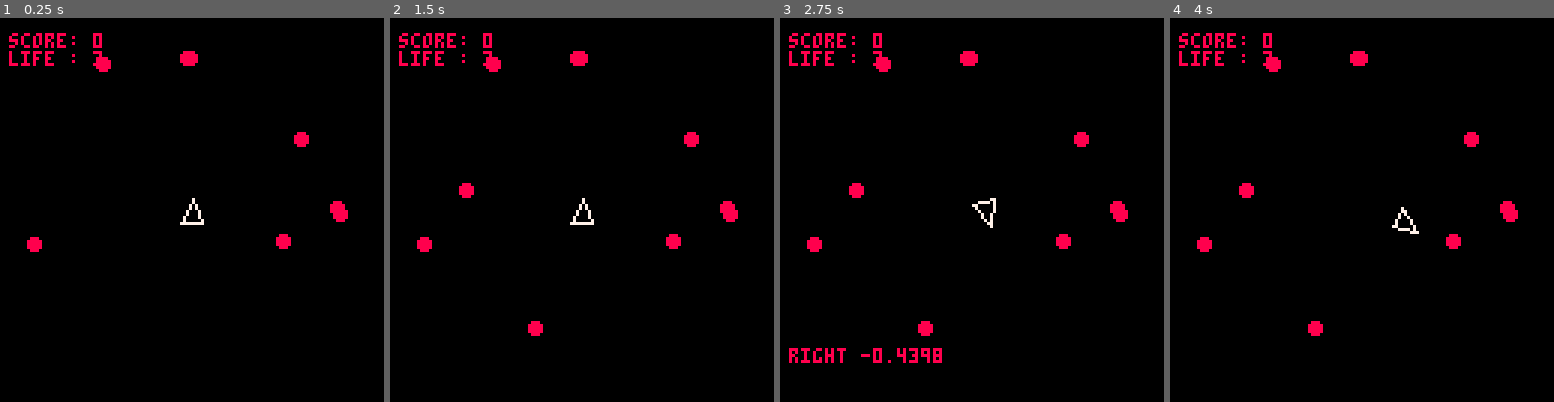
Above: before the commit, frames 1-4 (left to right).
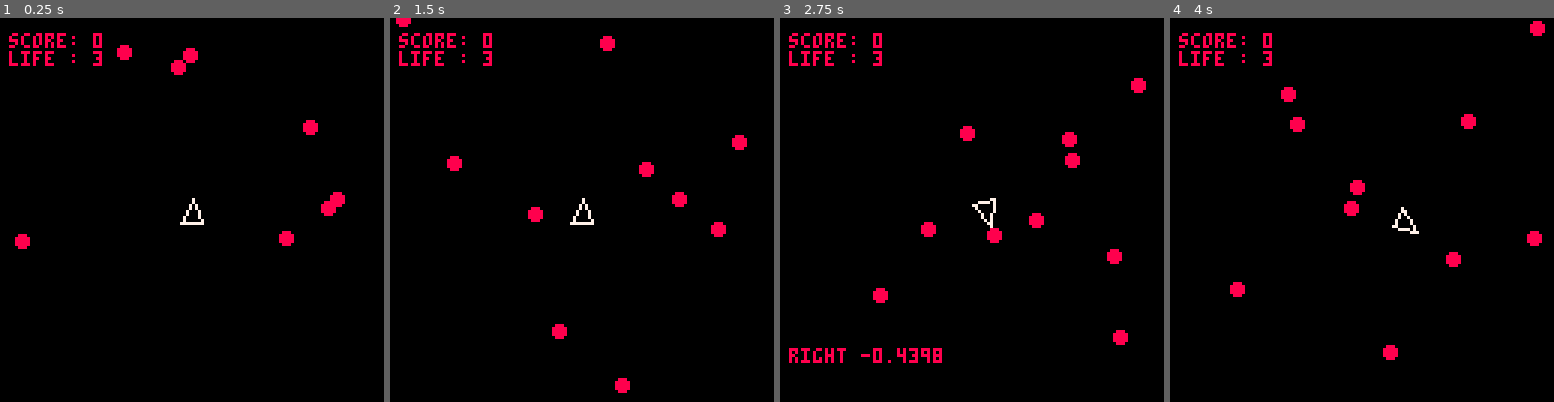
Above: after the commit, the same moments.

Repository: devcherchecollegue-org/back-to-the-90s
Game: PICO-8 cartridge asteroid.p8
Two runs of this game, one before a commit and one after it. Both use one fixed random seed, a clock stepped at 60 frames per second and the inputs below.
Inputs:
- Up to frame 1 (0.25 s): no input
- Up to frame 2 (1.5 s): tap X (X key) at 0.33, 1.07 s
- Up to frame 3 (2.75 s): hold Right 1.6-2.1 s; tap X (X key) at 1.85 s; hold Up 2.15-2.42 s; hold Right from 2.47 s (still down)
- Up to frame 4 (4 s): tap X (X key) at 2.97 s; release Right at 3.03 s; hold Left 3.08-3.58 s

The runs differ from the first frame. In frame 1, 1.3% of the frame differs, in the area x 3-91%, y 7-61%; in frame 2, 2.3%; in frame 3, 2.3%; in frame 4, 2.4%, in the area x 7-98%, y 0-90%.

Commit message:
move asteroid

Diff:
--- a/asteroid.p8
+++ b/asteroid.p8
@@ -51,9 +51,11 @@
 	if(btnp(❎)) then fire() end
 	update_player()
 
+	-- asteroid update
  if(roid_nb < 10) then
  	spawn_asteroid()
  end
+ update_roid()
 end
 
 -- called at 30fps
@@ -153,10 +155,22 @@
 		x = rnd(110) + 10
 		y = rnd(110) + 10
 	end
-	add(roid, {x,y,0,0})
+	add(roid, {x,y,rnd(2)-1,rnd(2)-1})
 	roid_nb += 1
 end
 
+function update_roid()
+	for r in all(roid) do
+		r[1] += r[3]
+		r[2] += r[4]
+			-- infinite screen
+		if(r[1]>127) then r[1] -= 127 end
+		if(r[2]>128) then r[2] -= 127 end
+		if(r[1]<0) then r[1] += 127 end
+		if(r[2]<0) then r[2] += 127 end
+
+	end
+end
 __gfx__
 00000000000000000000000000000000000000000000000000000000000000000000000000000000000000000000000000000000000000000000000000000000
 00000000000000000000000000000000000000000000000000000000000000000000000000000000000000000000000000000000000000000000000000000000
